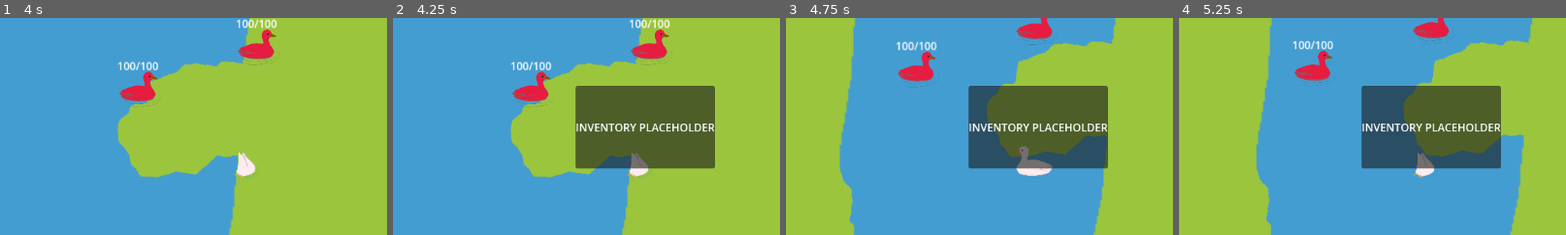
Above: before the commit, frames 1-4 (left to right).
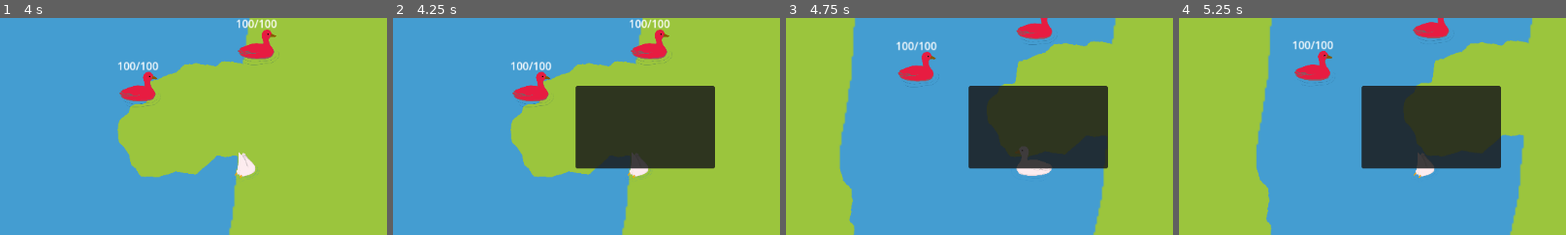
Above: after the commit, the same moments.

Repository: screenpotato/WAVES-next-hit
Game: Godot game, scene res://src/main.tscn
The game is run twice, just before and just after one commit, with the same random seed, the same clock (stepped at 60 frames per second) and the same inputs.
Inputs:
- Up to frame 1 (4 s): tap Enter (ui_accept) at 0.5, 0.77, 1.52, 3.02, 3.77 s; hold E (explore) 0.53-1.28 s; hold Right (ui_right) 0.53-2.03 s; tap E (explore) at 1.35, 2.85 s; hold Left (ui_left) 2.03-2.78 s; hold E (explore) 2.03-2.78 s; hold Right (ui_right) from 2.78 s (still down); hold E (explore) from 3.53 s (still down)
- Up to frame 2 (4.25 s): keep holding Right (ui_right); keep holding E (explore); tap I (inventory) at 4.15 s
- Up to frame 3 (4.75 s): release Right (ui_right) at 4.28 s; release E (explore) at 4.28 s; hold Left (ui_left) from 4.28 s (still down); tap E (explore) at 4.35 s; tap Enter (ui_accept) at 4.52 s
- Up to frame 4 (5.25 s): release Left (ui_left) at 5.03 s; hold Right (ui_right) from 5.03 s (still down); hold E (explore) from 5.03 s (still down)
The pictures show only the part of the screen within x 18-68%, y 16-66%; the shares and areas given below are measured in that part.

Frame 1 is identical in both runs. In frame 2, 14% of the frame differs, in the area x 47-84%, y 31-70%; in frame 3, 14%; in frame 4, 14%.

Commit message:
change clues into inventory items

Diff:
--- a/src/main.gd
+++ b/src/main.gd
@@ -8,9 +8,11 @@
 @onready var audio_player: AudioStreamPlayer = $AudioStreamPlayer
 @onready var player: CharacterBody2D = $Player
 @onready var inventory_panel: PanelContainer = $CanvasLayer/Inventory
+@onready var inventory_list: ItemList = $CanvasLayer/Inventory/ItemList
 
 var clues_found: int = 0
 var items_in_inventory: Array = []
+var texture_item = preload("res://art/item.png")
 
 
 # Called when the node enters the scene tree for the first time.
@@ -37,6 +39,7 @@
 	popup_label.text = clue.clue_text
 	# bare minimum for playtesting purposes
 	# needs to be turned into a proper UI later on
+	inventory_list.add_item(clue.clue_text, texture_item)
 	clue_popup.popup_centered()
 	clue.queue_free()
 
--- a/src/main.tscn
+++ b/src/main.tscn
@@ -379,9 +379,13 @@
 size_flags_vertical = 4
 
 [node name="Label" type="Label" parent="CanvasLayer/Inventory"]
+visible = false
 layout_mode = 2
 text = "INVENTORY PLACEHOLDER"
 
+[node name="ItemList" type="ItemList" parent="CanvasLayer/Inventory"]
+layout_mode = 2
+
 [node name="AudioStreamPlayer" type="AudioStreamPlayer" parent="."]
 stream = ExtResource("9_kf8lf")
 
